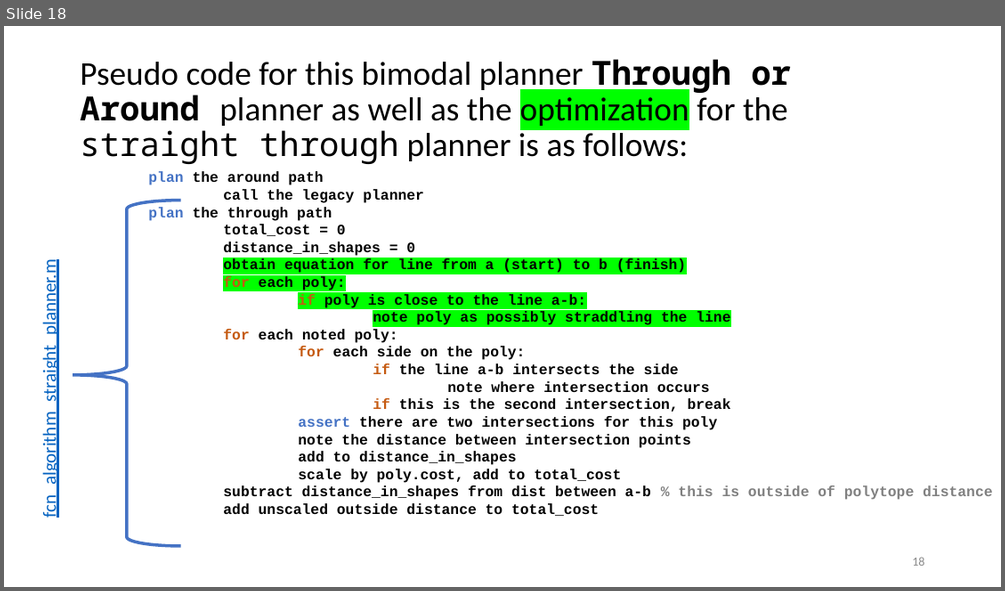
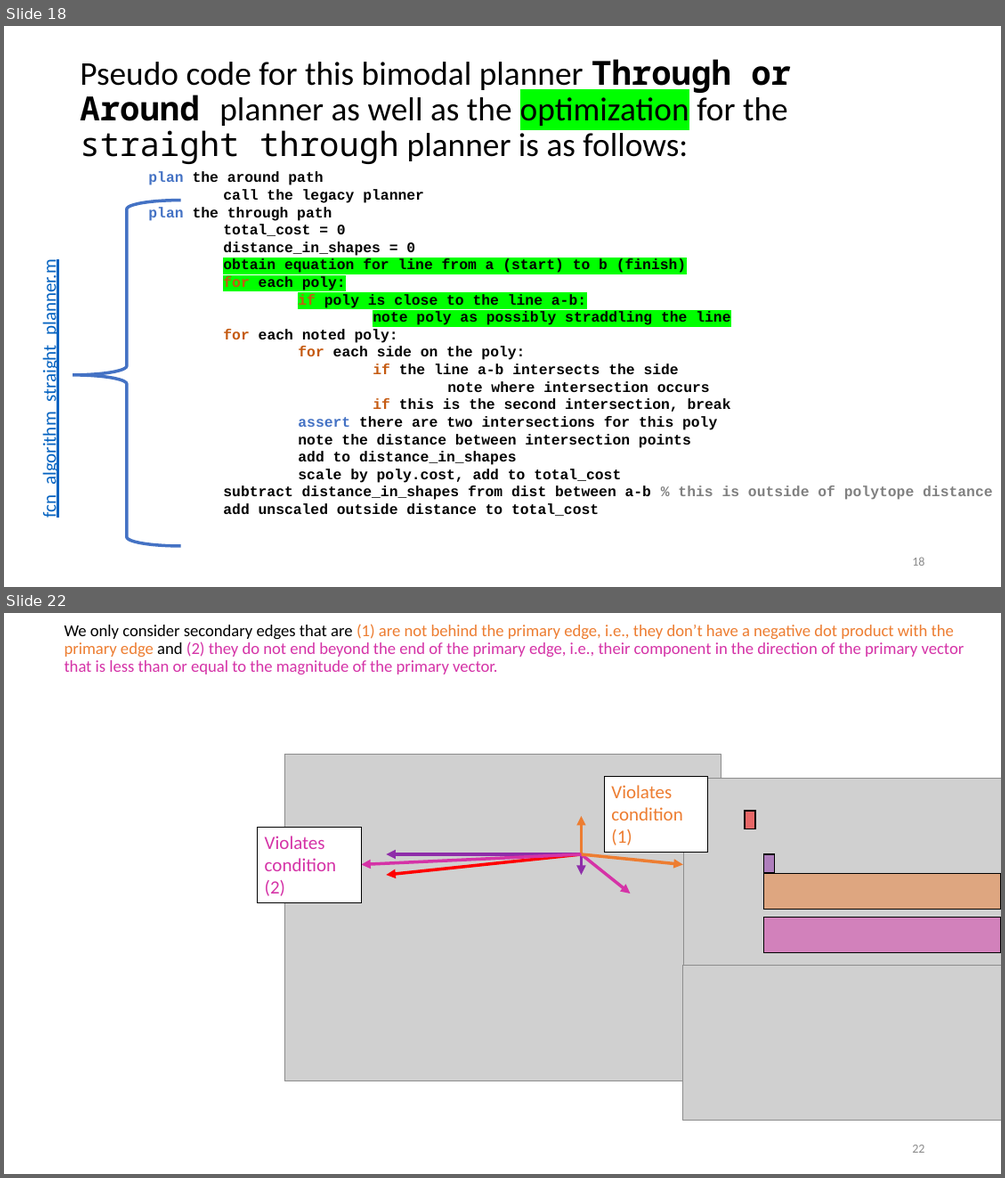
Before and after one commit to ivsg-psu/PathPlanning_GridFreePathPlanners_BoundedAStar, a slide deck: Documentation/bounded_astar_documentation.pptx. Shown one above the other, each under a label of ours: slide 18 before the commit, slides 18 and 22 after it; the slides between them are not shown. The pictures are 1005x591 and 1005x1178 pixels, drawn with LibreOffice and Linux fonts; fonts in the diff are those of the drawing; grey boxes stand for pictures. Boxes give left, top, right and bottom in pixels: in the first picture for what was removed or moved away, otherwise in the second. Text is boxed around its words. In the diff, an @@ line names an element or a change of style, - is before the commit and + after.

```diff
--- a/Documentation/bounded_astar_documentation.pptx
+++ b/Documentation/bounded_astar_documentation.pptx
@@ slide 22 added at bbox=[4, 613, 1001, 1174], background #FFFFFF @@
@@ title added at bbox=[65, 624, 964, 674], 16 pt, text #D533A7 @@
+We only consider secondary edges that are (1) are not behind the primary edge, i.e., they don’t have a negative dot product with the primary edge and (2) they do not end beyond the end of the primary edge, i.e., their component in the direction of the primary vector that is less than or equal to the magnitude of the primary vector.
@@ picture added at bbox=[284, 754, 720, 1081] @@
@@ rectangle added at bbox=[605, 776, 708, 852], fill #FFFFFF, outline #000000 0.75 pt, 18 pt, text #ED7D31 @@
+Violates condition (1)
@@ picture added at bbox=[684, 779, 1001, 1069] @@
@@ arrow added from (582, 854) to (582, 816), #ED7D31 3 pt @@
@@ rectangle added at bbox=[744, 811, 755, 829], fill #FF0000 at 50% opacity, outline #000000 1 pt @@
@@ rectangle added at bbox=[258, 827, 362, 902], fill #FFFFFF, outline #000000 0.75 pt, 18 pt, text #D533A7 @@
+Violates condition (2)
@@ arrow added from (582, 854) to (362, 864), #D533A7 3 pt @@
@@ arrow added from (582, 854) to (386, 875), #FF0000 3 pt @@
@@ arrow added from (582, 854) to (386, 854), #8E2DA9 3 pt @@
@@ arrow added from (582, 854) to (582, 875), #8E2DA9 3 pt @@
@@ arrow added from (582, 854) to (631, 893), #D533A7 3 pt @@
@@ arrow added from (582, 854) to (683, 864), #ED7D31 3 pt @@
@@ rectangle added at bbox=[764, 854, 774, 873], fill #8E2DA9 at 50% opacity, outline #000000 1 pt @@
@@ rectangle added at bbox=[764, 874, 1001, 909], fill #ED7D31 at 50% opacity, outline #000000 1 pt @@
@@ rectangle added at bbox=[764, 917, 1001, 952], fill #D533A7 at 50% opacity, outline #000000 1 pt @@
@@ picture added at bbox=[683, 965, 1001, 1119] @@
@@ page number added at bbox=[912, 1144, 924, 1152], 12 pt, text #8C8C8C @@
+22
```
Also in this commit, not shown: 7 other slides added, 2 other files.
